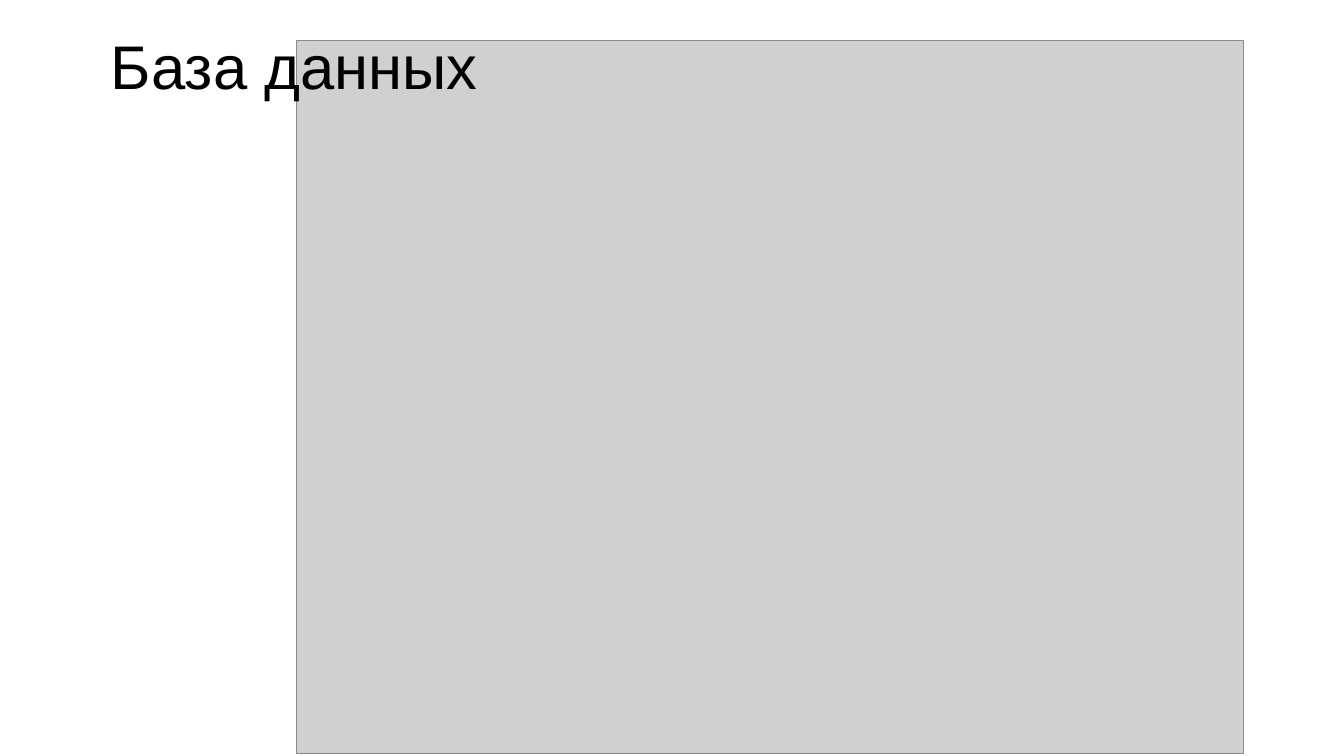
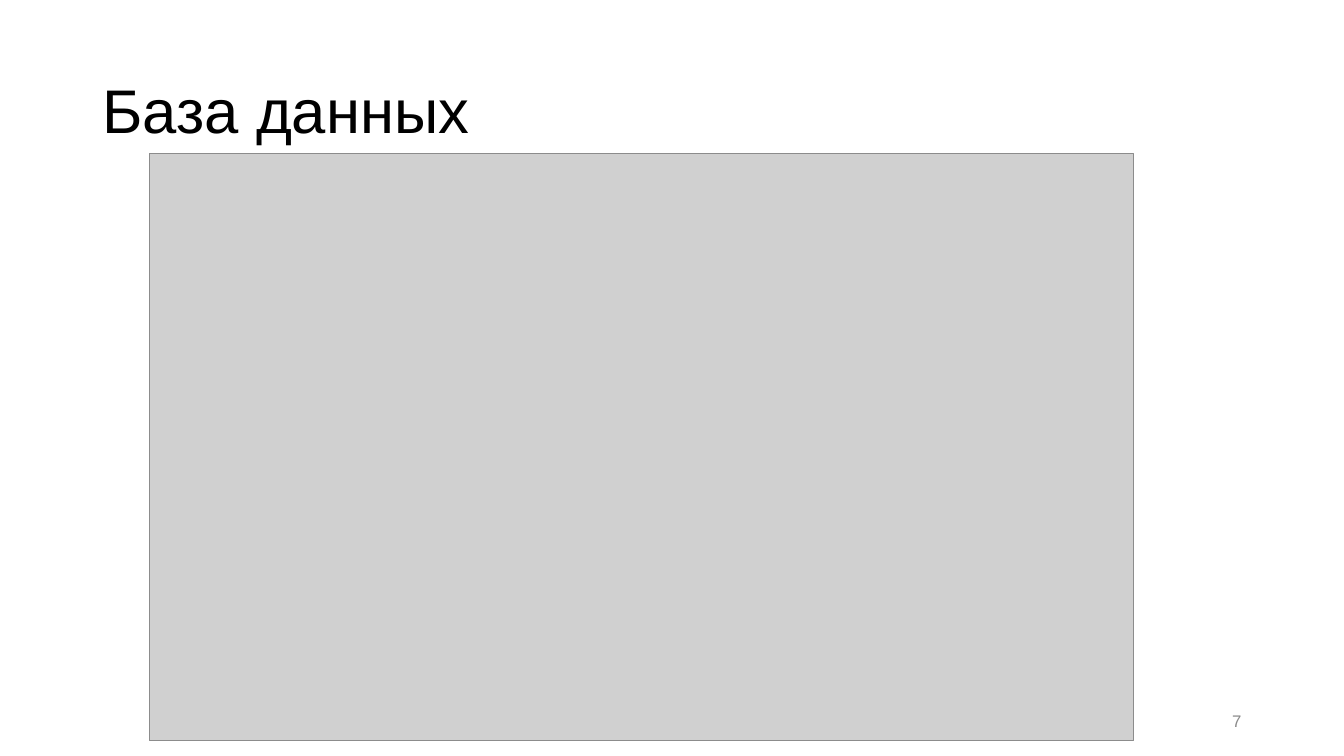
Before and after one commit to karazepta/cs_schedule, a slide deck: slide 7 of documents/презентация.pptx. Drawn at 1344x756 pixels with LibreOffice and Linux fonts; fonts in the diff are those of the drawing; grey boxes stand for pictures. Boxes give left, top, right and bottom in pixels: in the first picture for what was removed or moved away, otherwise in the second. Text is boxed around its words. In the diff, an @@ line names an element or a change of style, - is before the commit and + after.

```diff
--- a/documents/презентация.pptx
+++ b/documents/презентация.pptx
@@ title "База данных" rewrapped from bbox=[111, 40, 477, 101] to bbox=[102, 90, 469, 145] @@
@@ picture: place and size @@
-picture at bbox=[296, 40, 1244, 753]
+picture at bbox=[149, 153, 1134, 741]
@@ page number added at bbox=[1232, 715, 1241, 727], 12 pt, text #8C8C8C @@
+7
```
Also in this commit, not shown: 7 other slides changed, 2 slides added, 3 other files.
